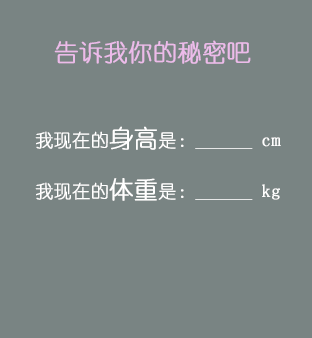
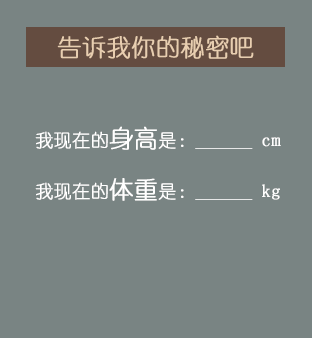
Layer changes from the first 312×338 image to the second:
painted on "告诉我你的秘密吧" over [54, 35, 254, 64]
added layer "矩形 4" above "图层 1" over [26, 27, 285, 67]
